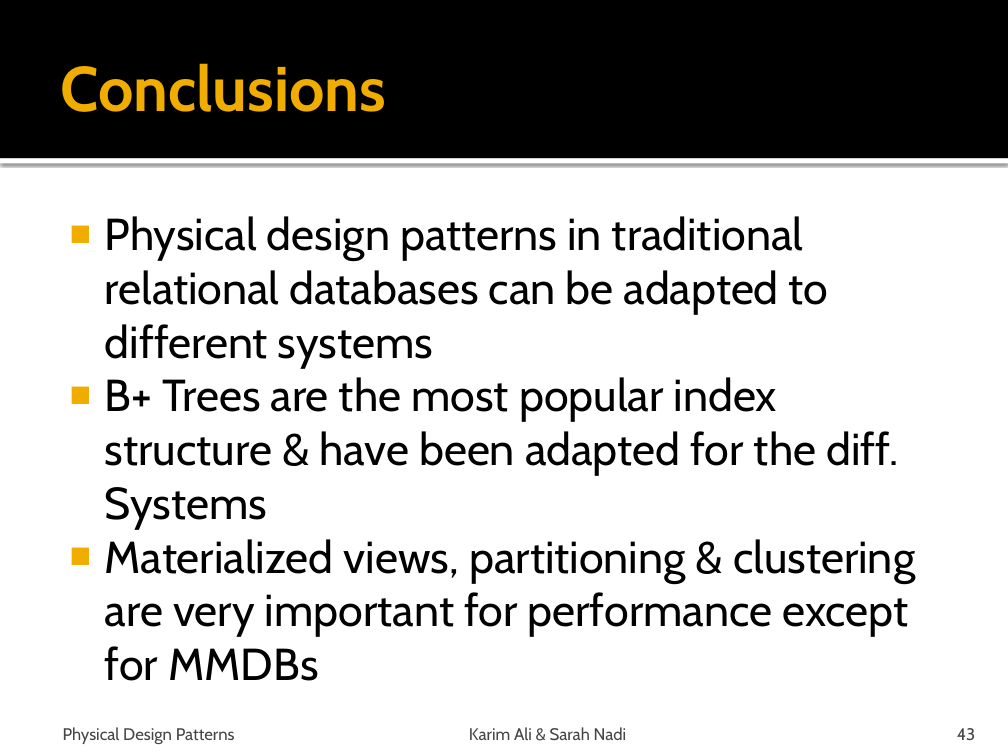
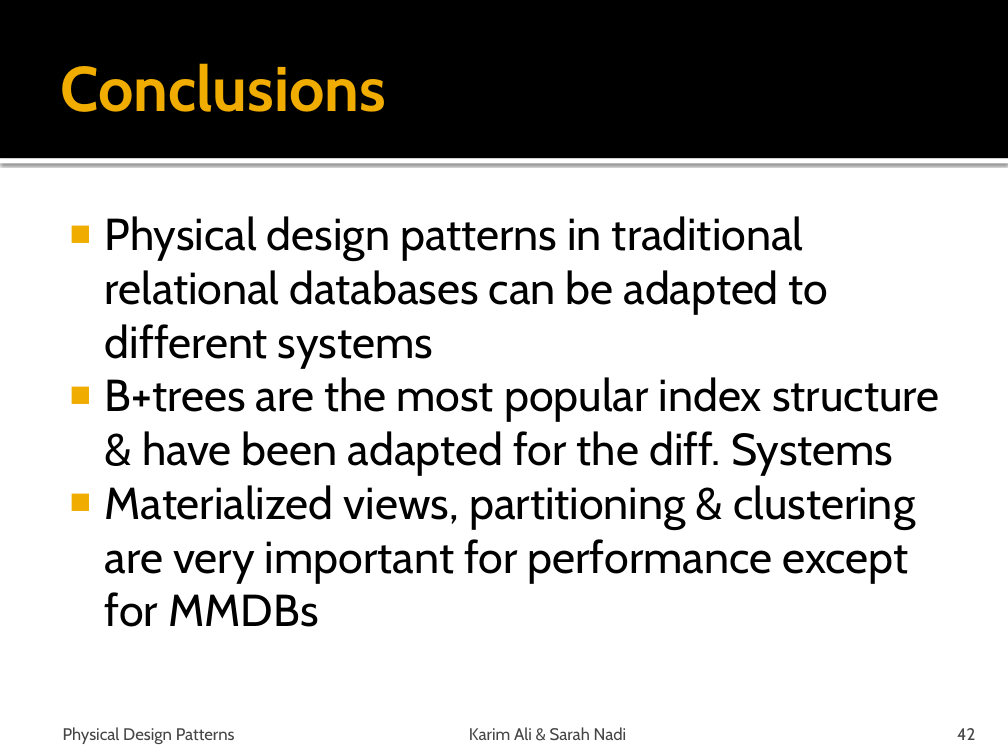
Before and after one commit to snadi/cs848-db, a slide deck: slide 42 of cs848-db/PhysDesignPres.pptx (slide 43 before the commit). Drawn at 1008x756 pixels with LibreOffice and Linux fonts; fonts in the diff are those of the drawing. Boxes give left, top, right and bottom in pixels: in the first picture for what was removed or moved away, otherwise in the second. Text is boxed around its words. In the diff, an @@ line names an element or a change of style, - is before the commit and + after.

```diff
--- a/cs848-db/PhysDesignPres.pptx
+++ b/cs848-db/PhysDesignPres.pptx
@@ text at (105,377,939,475): text changed @@
-■ B+ Trees are the most popular index structure & have been adapted for the diff. Systems
+■ B+trees are the most popular index structure & have been adapted for the diff. Systems
@@ page number at (957,728,975,740): text changed @@
-43
+42
```
Also in this commit, not shown: 13 other slides changed.
